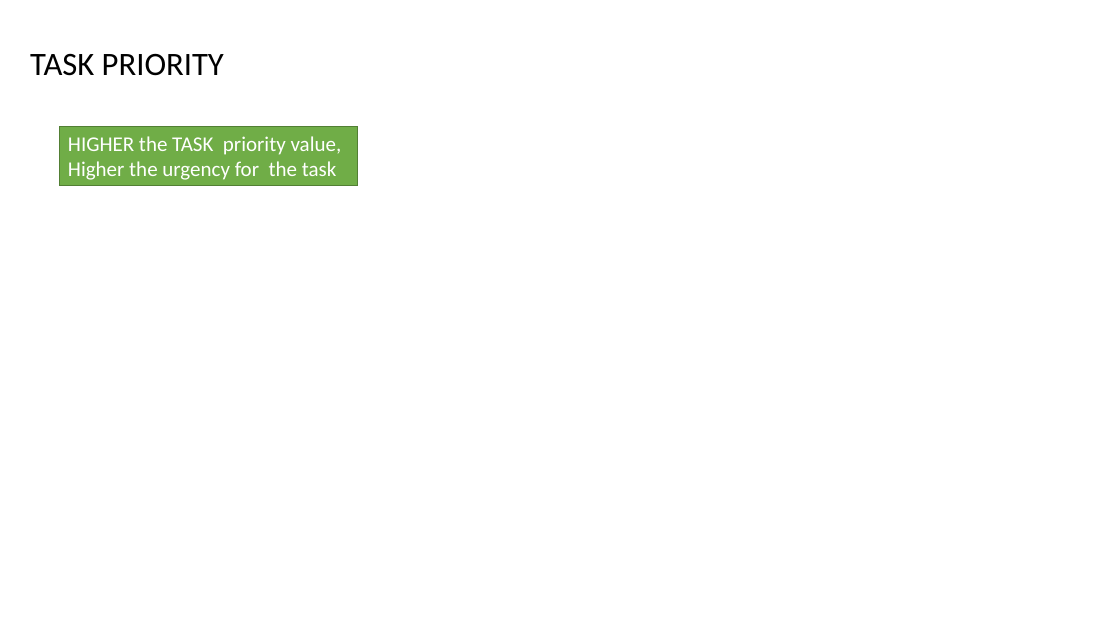
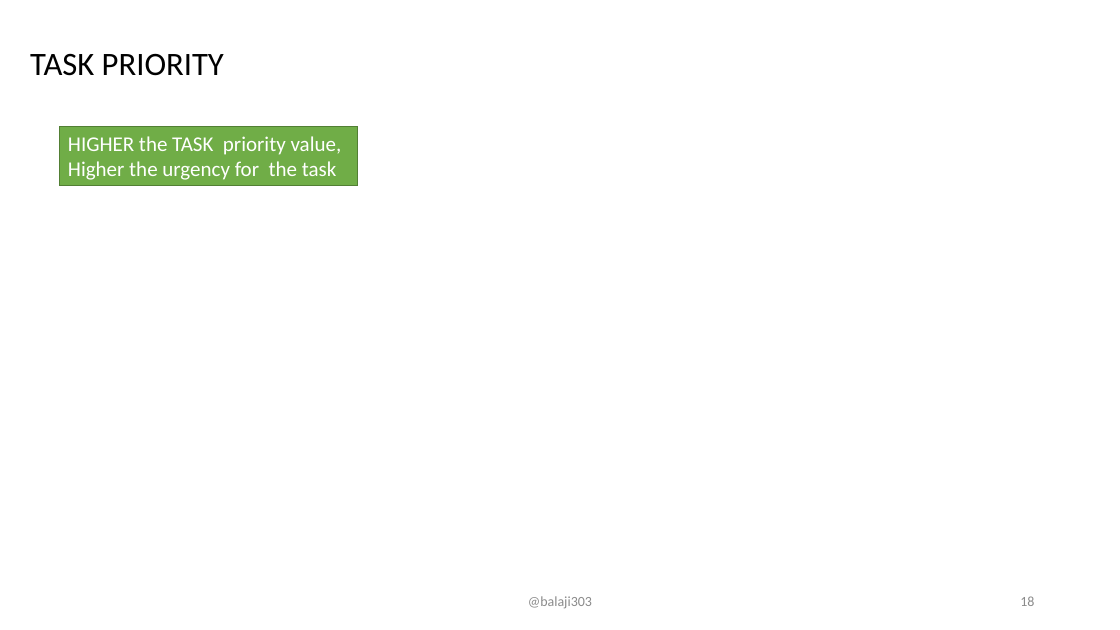
Before and after one commit to balaji303/FreeRTOS, a slide deck: slide 18 of learn/freertos.pptx. Drawn at 1120x630 pixels with LibreOffice and Linux fonts; fonts in the diff are those of the drawing. Boxes give left, top, right and bottom in pixels: in the first picture for what was removed or moved away, otherwise in the second. Text is boxed around its words. In the diff, an @@ line names an element or a change of style, - is before the commit and + after.

```diff
--- a/learn/freertos.pptx
+++ b/learn/freertos.pptx
@@ text added at [528,596,592,609], 12 pt, text #8C8C8C @@
+@balaji303
@@ page number added at [1020,596,1034,606], 12 pt, text #8C8C8C @@
+18
```
Also in this commit, not shown: 32 other slides changed, 34 slides added.
